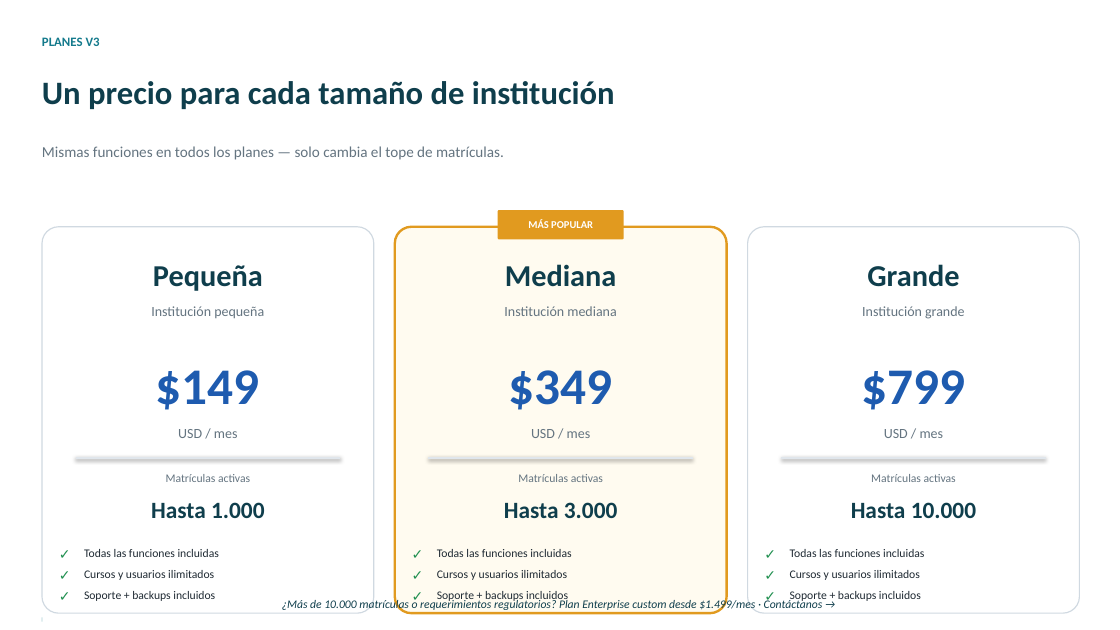
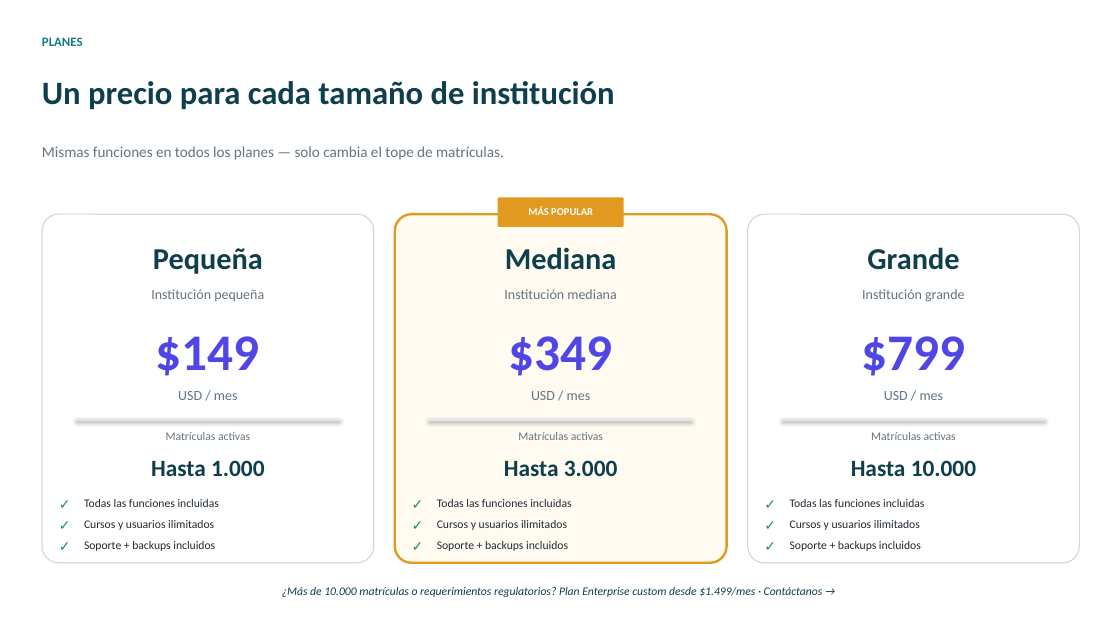
Before and after one commit to AndresDFX/examlab, a slide deck: slide 4 of docs/demos/presentacion/ExamLab-Presentacion-Comercial-v3.pptx. Drawn at 1120x630 pixels with LibreOffice and Linux fonts; fonts in the diff are those of the drawing. Boxes give left, top, right and bottom in pixels: in the first picture for what was removed or moved away, otherwise in the second. Text is boxed around its words. In the diff, an @@ line names an element or a change of style, - is before the commit and + after.

```diff
--- a/docs/demos/presentacion/ExamLab-Presentacion-Comercial-v3.pptx
+++ b/docs/demos/presentacion/ExamLab-Presentacion-Comercial-v3.pptx
@@ text at <box>42,37,83,46</box>: text changed @@
-PLANES V3
+PLANES
@@ 7 texts, 1 rounded rectangle: place and size @@
-7 texts, 1 rounded rectangle at <box>151,210,965,319</box>
+7 texts, 1 rounded rectangle at <box>151,197,965,302</box>
@@ rounded rectangle: place and size @@
-rounded rectangle at <box>42,227,374,613</box>
+rounded rectangle at <box>42,214,374,563</box>
@@ rounded rectangle: place and size @@
-rounded rectangle at <box>395,227,727,613</box>
+rounded rectangle at <box>395,214,727,563</box>
@@ rounded rectangle: place and size @@
-rounded rectangle at <box>748,227,1080,613</box>
+rounded rectangle at <box>748,214,1080,563</box>
@@ 3 texts: place and size @@
-3 texts at <box>156,370,965,410</box>
+3 texts at <box>156,336,965,376</box>
@@ text colour #1E5BAF to #4F46E5 in 3 elements at <box>156,336,260,376</box>, <box>509,336,613,376</box>, <box>861,336,965,376</box> @@
@@ 9 texts, 3 lines: place and size @@
-9 texts, 3 lines at <box>76,429,1046,518</box>
+9 texts, 3 lines at <box>76,391,1046,476</box>
@@ 18 texts: place and size @@
-18 texts at <box>59,546,924,609</box>
+18 texts at <box>59,496,924,559</box>
@@ text "¿Más de 10.000 matrículas o ...": place and size @@
-text "¿Más de 10.000 matrículas o ..." at <box>282,598,823,611</box>
+text "¿Más de 10.000 matrículas o ..." at <box>282,587,823,597</box>
@@ rounded rectangle removed at <box>42,618,42,622</box> @@
```
Also in this commit, not shown: 3 other slides changed, 8 other files.
